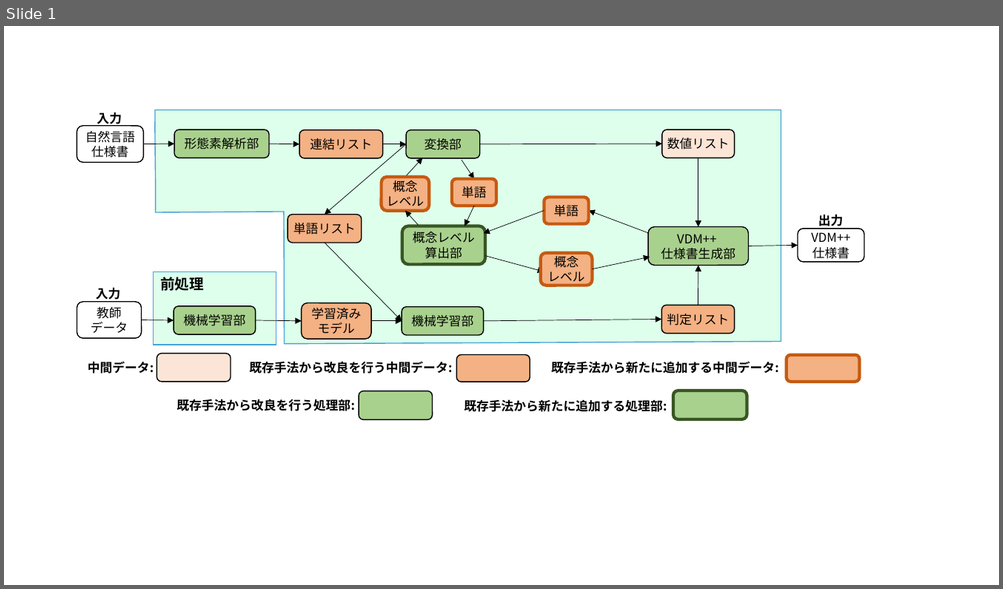
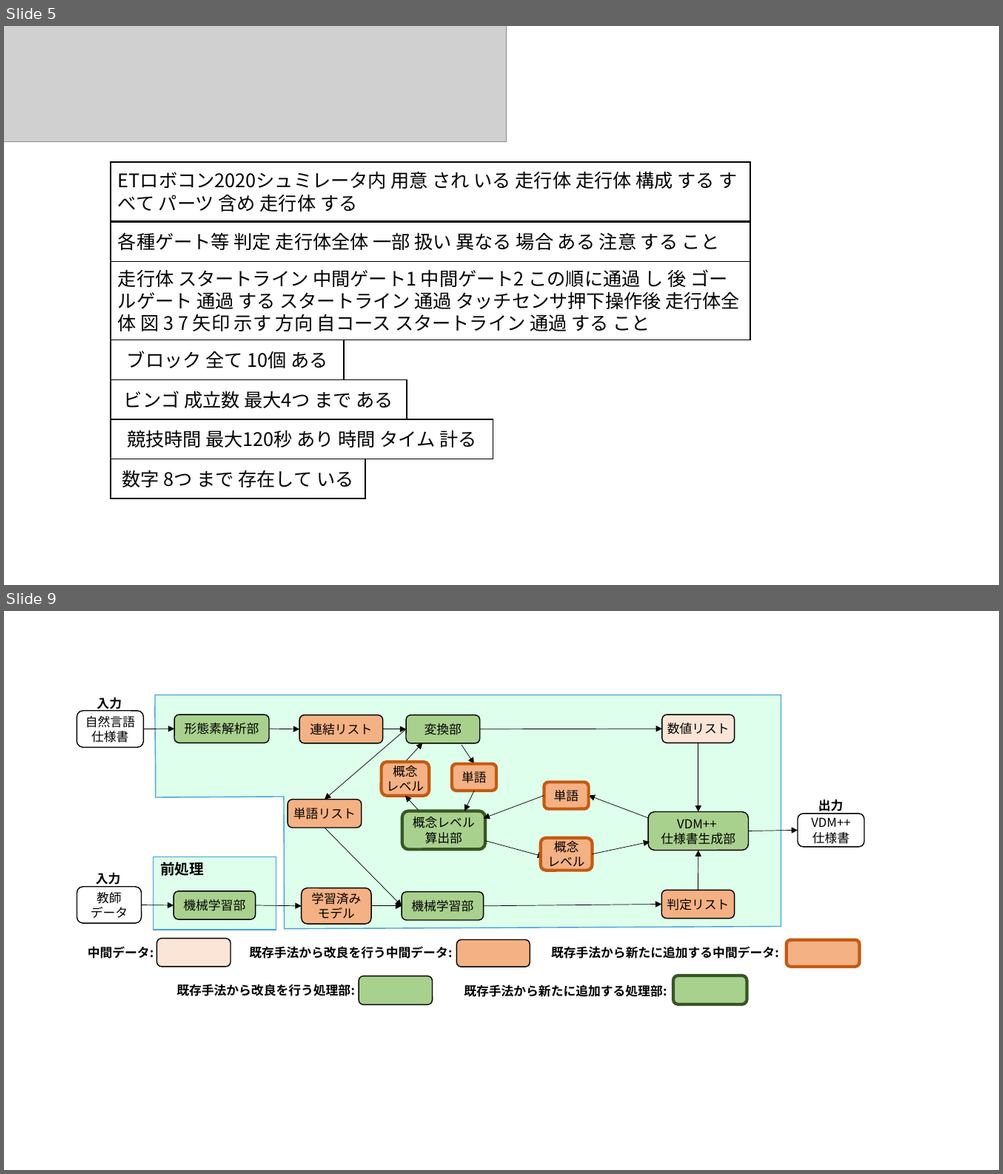
Before and after one commit to sugaken0528/masterPaper, a slide deck: image/sozai.pptx. Shown one above the other, each under a label of ours: slide 1 before the commit, slides 5 and 9 after it; the slides between them are not shown. The pictures are 1003x589 and 1003x1174 pixels, drawn with LibreOffice and Linux fonts; fonts in the diff are those of the drawing; grey boxes stand for pictures. Boxes give left, top, right and bottom in pixels: in the first picture for what was removed or moved away, otherwise in the second. Text is boxed around its words. In the diff, an @@ line names an element or a change of style, - is before the commit and + after.

```diff
--- a/image/sozai.pptx
+++ b/image/sozai.pptx
@@ slide 5 added at (x1=4, y1=26, x2=999, y2=585), background #FFFFFF @@
@@ picture added at (x1=4, y1=26, x2=507, y2=141) @@
@@ rectangle added at (x1=111, y1=162, x2=750, y2=221), outline #000000 1 pt, 18 pt, text #000000 @@
+ETロボコン2020シュミレータ内 用意 され いる 走行体 走行体 構成 する すべて パーツ 含め 走行体 する
@@ rectangle added at (x1=111, y1=222, x2=750, y2=262), outline #000000 1 pt, 18 pt, text #000000 @@
+各種ゲート等 判定 走行体全体 一部 扱い 異なる 場合 ある 注意 する こと
@@ rectangle added at (x1=111, y1=262, x2=750, y2=340), outline #000000 1 pt, 18 pt, text #000000 @@
+走行体 スタートライン 中間ゲート1 中間ゲート2 この順に通過 し 後 ゴールゲート 通過 する スタートライン 通過 タッチセンサ押下操作後 走行体全体 図 3 7 矢印 示す 方向 自コース スタートライン 通過 する こと
@@ rectangle added at (x1=111, y1=340, x2=344, y2=380), outline #000000 1 pt, 18 pt, text #000000 @@
+ブロック 全て 10個 ある
@@ rectangle added at (x1=111, y1=380, x2=407, y2=419), outline #000000 1 pt, 18 pt, text #000000 @@
+ビンゴ 成立数 最大4つ まで ある
@@ rectangle added at (x1=111, y1=420, x2=493, y2=460), outline #000000 1 pt, 18 pt, text #000000 @@
+競技時間 最大120秒 あり 時間 タイム 計る
@@ rectangle added at (x1=111, y1=460, x2=365, y2=499), outline #000000 1 pt, 18 pt, text #000000 @@
+数字 8つ まで 存在して いる
@@ what was slide 1 is now slide 9 @@
```
Also in this commit, not shown: 7 other slides added, 15 other files.
